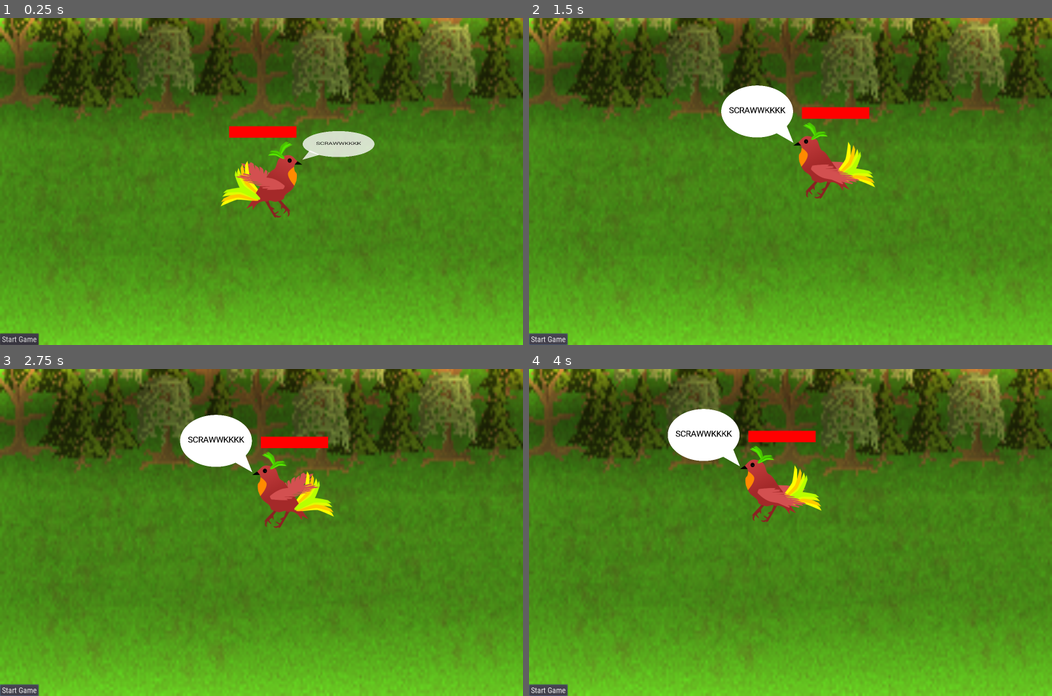
Above: before the commit, frames 1-4 (two rows, left to right).
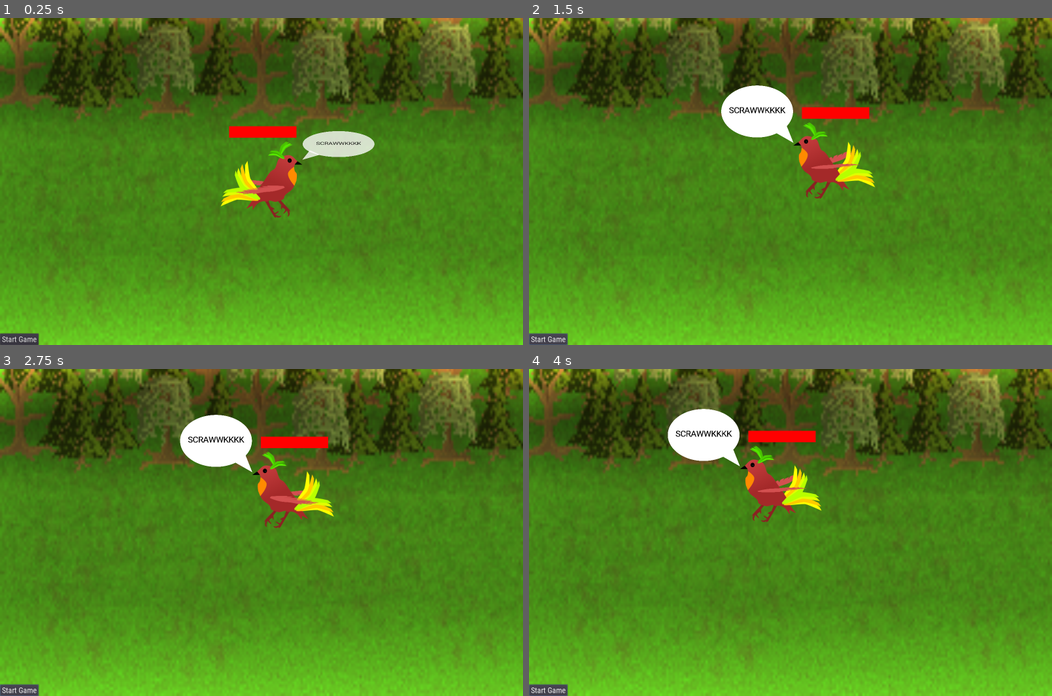
Above: after the commit, the same moments.

Repository: paralinguist/Chestral
Game: Godot game, scene res://ChestralServer.tscn
The game is run twice, just before and just after one commit, with the same random seed, the same clock (stepped at 60 frames per second) and the same inputs.
Inputs:
- Up to frame 1 (0.25 s): no input
- Up to frame 2 (1.5 s): click "Start Game" at 0.5 s; click "Start Game" at 1.25 s
- Up to frame 3 (2.75 s): click "Start Game" at 2 s
- Up to frame 4 (4 s): no input

The runs differ from the first frame. In frame 1, 0.4% of the frame differs, in the area x 45-55%, y 44-54%; in frame 2, 0.4%; in frame 3, 0.4%, in the area x 51-61%, y 31-42%; in frame 4, 0.4%.

Commit message:
Sounds + New Game
Added sound effects for irritation and alignment

Added starting a new game functionality after birb death or win without disconnecting clients

Also added particles to signify when buffs are currently in effect on a player

Diff:
--- a/ChestralBoss.gd
+++ b/ChestralBoss.gd
@@ -102,6 +102,7 @@
         var dissonance = get_parent().rng.randi_range(10,50)
         send_attack(victim.global_position)
         talk(victim.playername + ' CAW CAW!')
+        $AudioStreamPlayer.play(0.0)
         print('Squarked at ' + victim.playername + ' for: ' + str(victim.irritate(dissonance)))
         $AttackTimer.start()
 
@@ -126,16 +127,19 @@
         $Buffer.start()
         yield($Buffer, "timeout")
         telegraphed = false
+        $AudioStreamPlayer.play(0.0)
         tele_target.irritate(tele_irritation)
-        $TelegraphedTimer.wait_time = 20
+        $TelegraphedTimer.wait_time = 26
         $TelegraphedTimer.start()
     else:
+        if not $Buffer.is_stopped():
+            yield($Buffer, "timeout")
         tele_target = get_parent().clients[players[randi() % players.size()]]
         if get_parent().dead_players.has(tele_target):
             _on_TelegraphedTimer_timeout()
             return
         talk(tele_target.playername + " YOU'RE NEXT!")
-        $TelegraphedTimer.wait_time = 8
+        $TelegraphedTimer.wait_time = 4
         $TelegraphedTimer.start()
         telegraphed = true
 
--- a/ChestralBoss.tscn
+++ b/ChestralBoss.tscn
@@ -36,6 +36,7 @@
 [ext_resource path="res://ui_assets/RobotoCondensed-Regular.ttf" type="DynamicFontData" id=34]
 [ext_resource path="res://sprites/Bird/shield.png" type="Texture" id=35]
 [ext_resource path="res://sprites/Attacks/badnote.png" type="Texture" id=36]
+[ext_resource path="res://Sounds/Dissonance.wav" type="AudioStream" id=37]
 
 [sub_resource type="SpriteFrames" id=3]
 animations = [ {
@@ -215,7 +216,7 @@
 scale = Vector2( -1, 1 )
 frames = SubResource( 3 )
 animation = "Flap"
-frame = 12
+frame = 25
 playing = true
 
 [node name="ShieldSprite" type="Sprite" parent="Sprite"]
@@ -290,14 +291,14 @@
 wait_time = 15.0
 
 [node name="AttackTimer" type="Timer" parent="."]
-wait_time = 12.0
+wait_time = 18.0
 one_shot = true
 
 [node name="ShieldTimer" type="Timer" parent="."]
 wait_time = 20.0
 
 [node name="TelegraphedTimer" type="Timer" parent="."]
-wait_time = 20.0
+wait_time = 26.0
 one_shot = true
 
 [node name="Buffer" type="Timer" parent="."]
@@ -312,6 +313,9 @@
 [node name="Tween" type="Tween" parent="Note"]
 playback_speed = 1.8
 playback/speed = 1.8
+
+[node name="AudioStreamPlayer" type="AudioStreamPlayer" parent="."]
+stream = ExtResource( 37 )
 
 [connection signal="tween_all_completed" from="Tween" to="." method="_on_Tween_tween_all_completed"]
 [connection signal="timeout" from="InterferenceTimer" to="." method="_on_InterferenceTimer_timeout"]
--- a/ChestralServer.gd
+++ b/ChestralServer.gd
@@ -158,10 +158,12 @@
         if incoming.begins_with('align|'):
             var align_value = int(incoming.right(6))
             perform_alignments(align_value, 1, id)
+            clients[id].get_node("AudioStreamPlayer").play()
             $ChestralBoss.get_attacked(clients[get_adjacent(id)].global_position)
         elif incoming.begins_with('aligm|'):
             var align_value = incoming.right(6)
             align_value = align_value.split('x')
+            clients[id].get_node("AudioStreamPlayer").play()
             if len(align_value) == 2:
                 var align_mag = int(align_value[0])
                 var times = int(align_value[1])
@@ -244,8 +246,11 @@
 
 #ie start game :P
 func _on_Unbalance_pressed():
-    state = IN_PROGRESS
-    $ChestralBoss.start_attack_cycle()
+    if state == WAITING:
+        state = IN_PROGRESS
+        $ChestralBoss.start_attack_cycle()
+    elif state != IN_PROGRESS:
+        new_game()
 
 
 func kill_player(pl):
@@ -254,3 +259,18 @@
         state = ENDED_FAIL
         $ChestralBoss.talk("SCRAWWKKKK")
         $ChestralBoss.targetting = false
+
+func new_game():
+    state = WAITING
+    $ChestralBoss.queue_free()
+    dead_players = []
+    for id in clients:
+        clients[id].current_irritation = 0
+        clients[id].interference = 0
+        clients[id].soothe = 0
+        clients[id].harmonics = 0
+        clients[id].dead = false
+        clients[id].get_node("AnimationPlayer").play("RESET")
+    yield(get_tree(), "idle_frame")
+    add_child(load("res://ChestralBoss.tscn").instance())
+    $ChestralBoss.position = Vector2(800, 500)
--- a/Musician.gd
+++ b/Musician.gd
@@ -96,6 +96,7 @@
     if dead:
         return
     if instant:
+        $Particles/Soothe.emitting = true
         current_irritation = current_irritation - soothe_value
         if current_irritation < 0:
             current_irritation = 0
@@ -126,7 +127,9 @@
     talk("This is " + playername + ' - ' + entrance[randi() % entrance.size()])
 
 func set_avatar(filename):
-    var avatar_file = 'res://Sprites/Orcs/' + filename
+    var avatar_file = 'res://sprites/Orcs/' + filename
+    if avatar_file == "res://sprites/Orcs/lauren_glock.png":
+        $AudioStreamPlayer.stream = load("res://Sounds/Glock.wav")
     if ResourceLoader.exists(avatar_file):
         image = load(avatar_file)
         $Sprite.texture = image
@@ -134,12 +137,15 @@
 #TODO: check for death
 func _process(delta):
     $UI/HBox/Irritation.value = current_irritation
-    if dead:
-        return
+#    if dead:
+#        return
     $UI/Soothe.value = $SootheTimer.time_left
     $UI/Interference.value = $IntTimer.time_left
+    $Particles/Interference.emitting = $UI/Interference.value > 0
     $UI/HBox/Harmonics.value = $HarmonicsTimer.time_left
+    $Particles/Harmonics.emitting = $UI/HBox/Harmonics.value > 0
     $UI/HBox/Resonance.value = $ResonanceTimer.time_left
+    $Particles/Resonance.emitting = $UI/HBox/Resonance.value > 0
     $UI/HBox/Irritation.value = current_irritation
     #Need to check for "dead" player here and handle
 
@@ -149,6 +155,7 @@
 func _on_SootheTimer_timeout():
     if dead:
         return
+    $Particles/Soothe.emitting = true
     current_irritation = current_irritation - soothe
     if current_irritation < 0:
         current_irritation = 0
--- a/Musician.tscn
+++ b/Musician.tscn
@@ -6,6 +6,8 @@
 [ext_resource path="res://sprites/Speech/Bubble.png" type="Texture" id=4]
 [ext_resource path="res://ui_assets/RobotoCondensed-Regular.ttf" type="DynamicFontData" id=5]
 [ext_resource path="res://Speech.gd" type="Script" id=6]
+[ext_resource path="res://sprites/particle.png" type="Texture" id=7]
+[ext_resource path="res://Sounds/Piano.wav" type="AudioStream" id=8]
 
 [sub_resource type="DynamicFont" id=12]
 outline_size = 2
@@ -78,7 +80,7 @@
 tracks/0/imported = false
 tracks/0/enabled = true
 tracks/0/keys = {
-"points": PoolRealArray( 0.2, -0.25, 0, 0.25, 0 ),
+"points": PoolRealArray( 0, -0.25, 0, 0.25, 0 ),
 "times": PoolRealArray( 0 )
 }
 tracks/1/type = "bezier"
@@ -88,7 +90,7 @@
 tracks/1/imported = false
 tracks/1/enabled = true
 tracks/1/keys = {
-"points": PoolRealArray( 1, -0.25, 0, 0.25, 0 ),
+"points": PoolRealArray( 0, -0.25, 0, 0.25, 0 ),
 "times": PoolRealArray( 0 )
 }
 tracks/2/type = "value"
@@ -139,6 +141,24 @@
 "points": PoolRealArray( 0, -0.25, 0, 0.25, 0, 1, -0.25, 0, 0.25, 0, 1, -0.25, 0, 0.25, 0, 0, -0.25, 0, 0.25, 0 ),
 "times": PoolRealArray( 0, 0.4, 4.1, 4.5 )
 }
+
+[sub_resource type="Gradient" id=16]
+offsets = PoolRealArray( 0, 0.645418, 0.996016 )
+colors = PoolColorArray( 1, 1, 1, 1, 1, 1, 1, 1, 1, 1, 1, 0 )
+
+[sub_resource type="GradientTexture" id=17]
+gradient = SubResource( 16 )
+
+[sub_resource type="ParticlesMaterial" id=18]
+flag_disable_z = true
+spread = 180.0
+gravity = Vector3( 0, 0, 0 )
+initial_velocity = 80.0
+orbit_velocity = 0.0
+orbit_velocity_random = 0.0
+linear_accel = -10.0
+scale = 0.1
+color_ramp = SubResource( 17 )
 
 [node name="Musician" type="Node2D"]
 position = Vector2( 400, 400 )
@@ -310,8 +330,9 @@
 [node name="HurtShake" type="Tween" parent="."]
 
 [node name="Speech" type="Sprite" parent="."]
+modulate = Color( 1, 1, 1, 0 )
 position = Vector2( 47, -125 )
-scale = Vector2( 0.2, 0.2 )
+scale = Vector2( 0.2, 1e-05 )
 z_index = 4
 texture = ExtResource( 3 )
 offset = Vector2( 80, -80 )
@@ -345,6 +366,51 @@
 anims/RESET = SubResource( 10 )
 anims/Speech = SubResource( 11 )
 
+[node name="Particles" type="Node2D" parent="."]
+position = Vector2( 0, -80 )
+z_index = -2
+
+[node name="Interference" type="Particles2D" parent="Particles"]
+modulate = Color( 0.698039, 0.145098, 0.886275, 1 )
+emitting = false
+amount = 16
+lifetime = 1.5
+speed_scale = 2.0
+process_material = SubResource( 18 )
+texture = ExtResource( 7 )
+
+[node name="Resonance" type="Particles2D" parent="Particles"]
+modulate = Color( 0.815686, 0.854902, 0.14902, 1 )
+emitting = false
+amount = 16
+lifetime = 1.5
+speed_scale = 2.0
+process_material = SubResource( 18 )
+texture = ExtResource( 7 )
+
+[node name="Harmonics" type="Particles2D" parent="Particles"]
+modulate = Color( 0.356863, 0.54902, 1, 1 )
+emitting = false
+amount = 16
+lifetime = 1.5
+speed_scale = 2.0
+process_material = SubResource( 18 )
+texture = ExtResource( 7 )
+
+[node name="Soothe" type="Particles2D" parent="Particles"]
+modulate = Color( 0.0784314, 0.937255, 0.329412, 1 )
+emitting = false
+amount = 16
+lifetime = 1.5
+one_shot = true
+speed_scale = 4.0
+explosiveness = 0.7
+process_material = SubResource( 18 )
+texture = ExtResource( 7 )
+
+[node name="AudioStreamPlayer" type="AudioStreamPlayer" parent="."]
+stream = ExtResource( 8 )
+
 [connection signal="timeout" from="IntTimer" to="." method="_on_IntTimer_timeout"]
 [connection signal="timeout" from="HarmonicsTimer" to="." method="_on_HarmonicsTimer_timeout"]
 [connection signal="timeout" from="ResonanceTimer" to="." method="_on_ResonanceTimer_timeout"]
Not shown: 1 places in ChestralBoss.tscn that only renumber resources
Not shown: 1 places in Musician.tscn that only renumber resources
Binary file added: sprites/particle.png
Not shown, added: Sounds/Dissonance.wav
Not shown, added: Sounds/Glock.wav
Not shown, added: Sounds/Piano.wav
